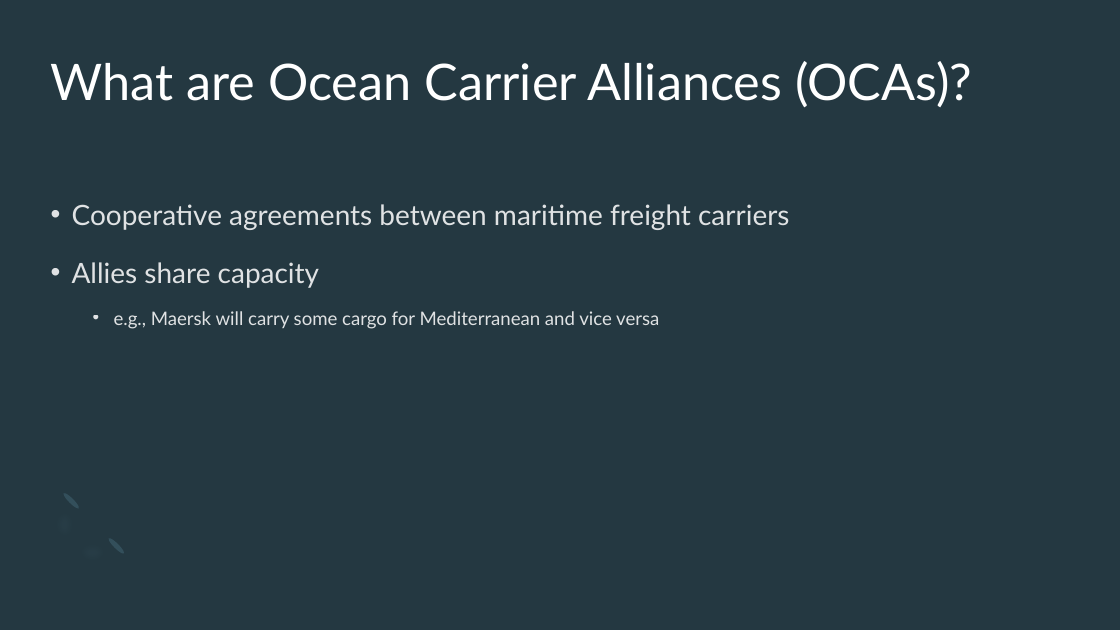
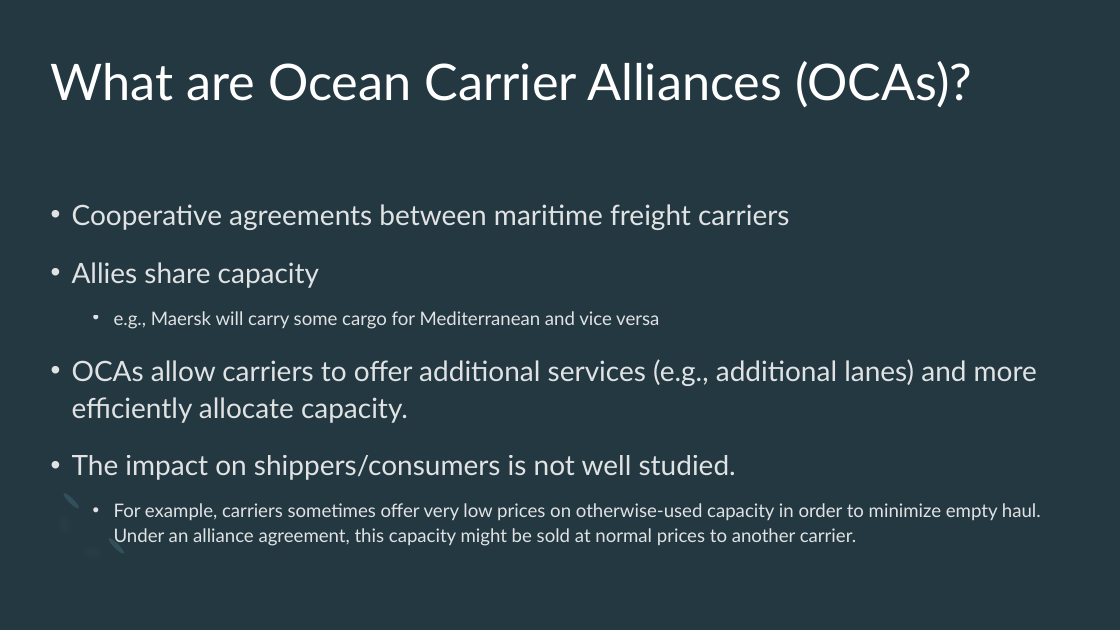
Before and after one commit to epistemetrica/Ocean-Carrier-Alliances-Project, a slide deck: slide 2 of PNREC/PNREC slides.pptx. Drawn at 1120x630 pixels with LibreOffice and Linux fonts; fonts in the diff are those of the drawing. Boxes give left, top, right and bottom in pixels: in the first picture for what was removed or moved away, otherwise in the second. Text is boxed around its words. In the diff, an @@ line names an element or a change of style, - is before the commit and + after.

```diff
--- a/PNREC/PNREC slides.pptx
+++ b/PNREC/PNREC slides.pptx
@@ text at (72, 359, 1041, 546): paragraphs added @@
+• OCAs allow carriers to offer additional services (e.g., additional lanes) and more efficiently allocate capacity.
+• The impact on shippers/consumers is not well studied.
+  • For example, carriers sometimes offer very low prices on otherwise-used capacity in order to minimize empty haul. Under an alliance agreement, this capacity might be sold at normal prices to another carrier.
```
Also in this commit, not shown: 4 other slides changed, 9 slides added, 3 slides removed, 13 other files.
